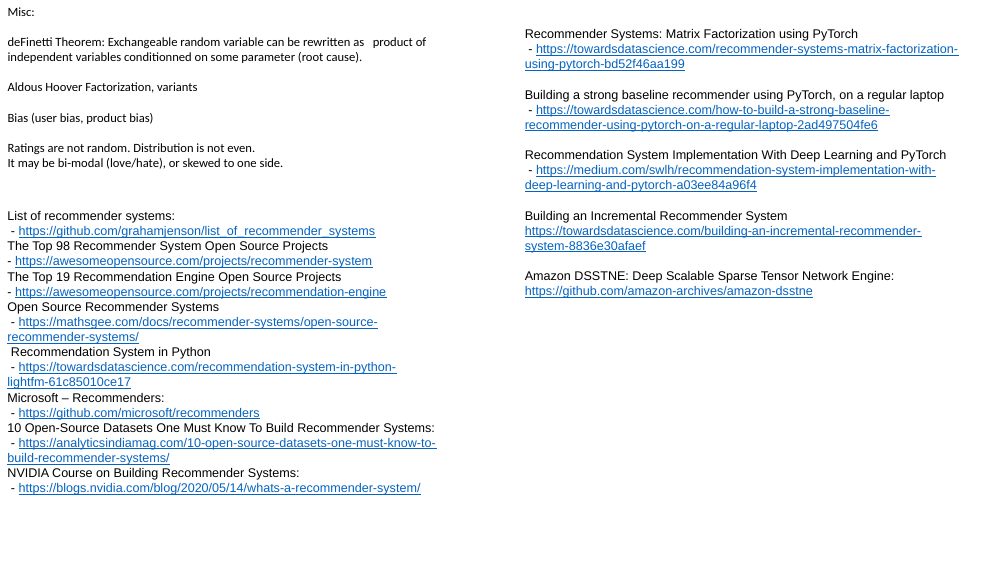
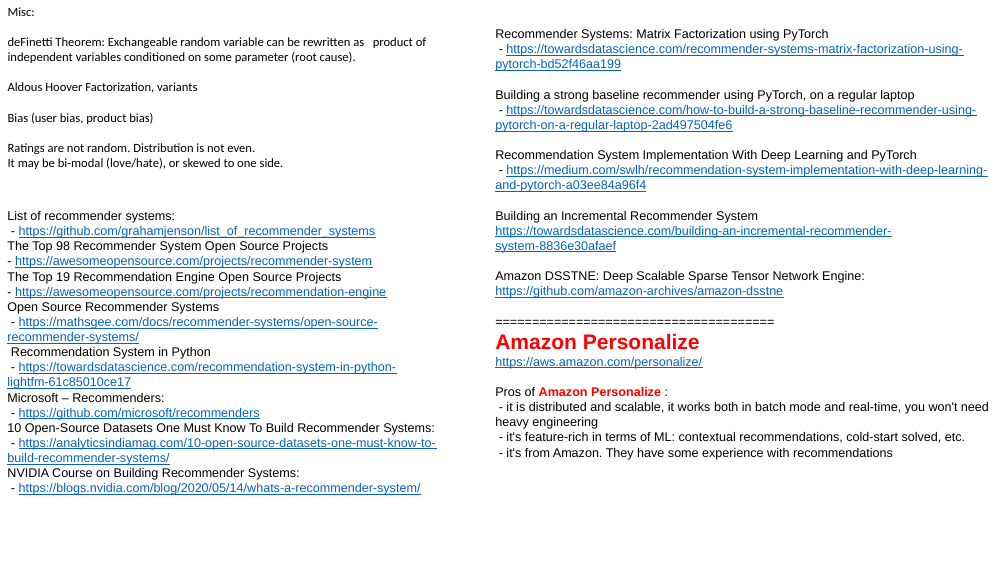
Before and after one commit to lselector/ml_ai_doc, a slide deck: slide 9 of Recommender_Systems.pptx. Drawn at 1008x567 pixels with LibreOffice and Linux fonts; fonts in the diff are those of the drawing. Boxes give left, top, right and bottom in pixels: in the first picture for what was removed or moved away, otherwise in the second. Text is boxed around its words. In the diff, an @@ line names an element or a change of style, - is before the commit and + after.

Commit message:
Amazon Personalize

```diff
--- a/Recommender_Systems.pptx
+++ b/Recommender_Systems.pptx
@@ text "Recommender Systems: Matrix Factorization using ..." moved from (x1=525, y1=29, x2=958, y2=298) to (x1=495, y1=29, x2=989, y2=460) @@
@@ text at (x1=8, y1=37, x2=426, y2=63): text changed @@
-deFinetti Theorem: Exchangeable random variable can be rewritten as product of independent variables conditionned on some parameter (root cause).
+deFinetti Theorem: Exchangeable random variable can be rewritten as product of independent variables conditioned on some parameter (root cause).
@@ text at (x1=495, y1=333, x2=989, y2=460): paragraphs added @@
+======================================
+Amazon Personalize
+https://aws.amazon.com/personalize/
+Pros of Amazon Personalize :
+- it is distributed and scalable, it works both in batch mode and real-time, you won't need heavy engineering
+- it's feature-rich in terms of ML: contextual recommendations, cold-start solved, etc.
+- it's from Amazon. They have some experience with recommendations
```
Also in this commit, not shown: 1 other file.
